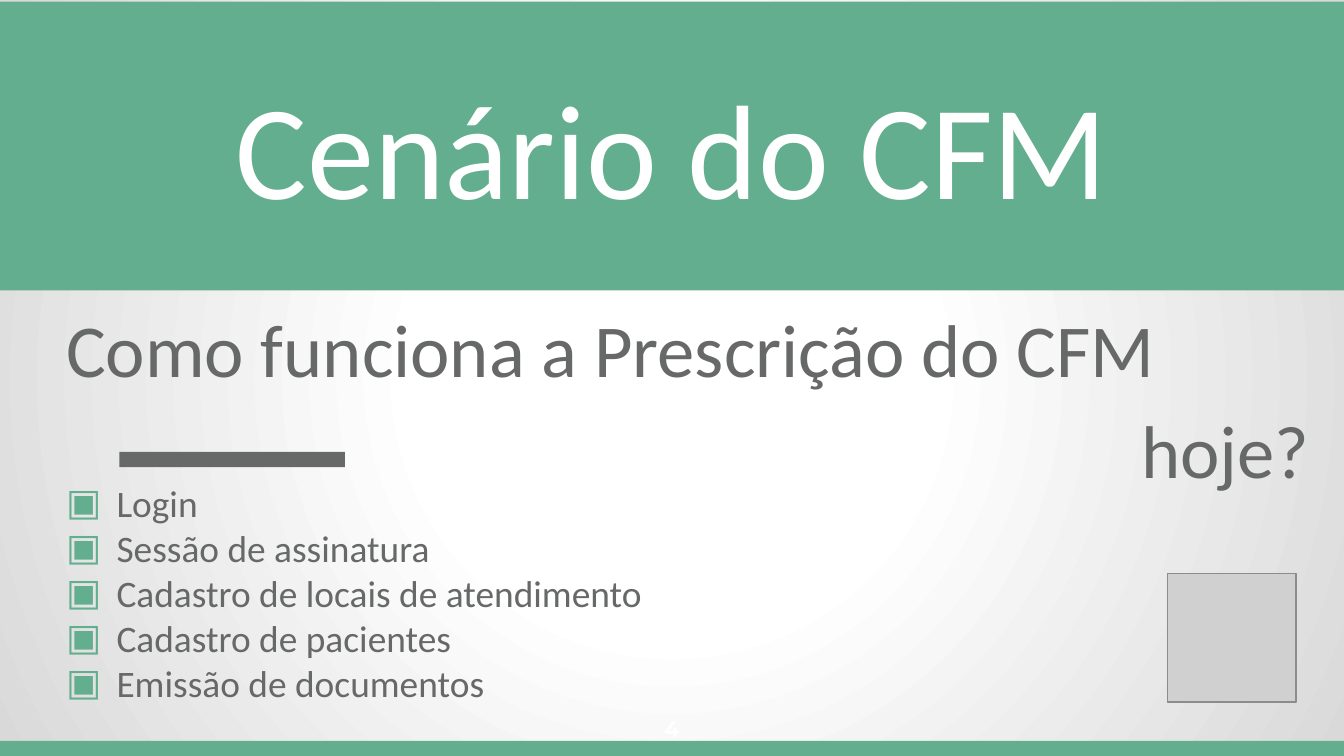
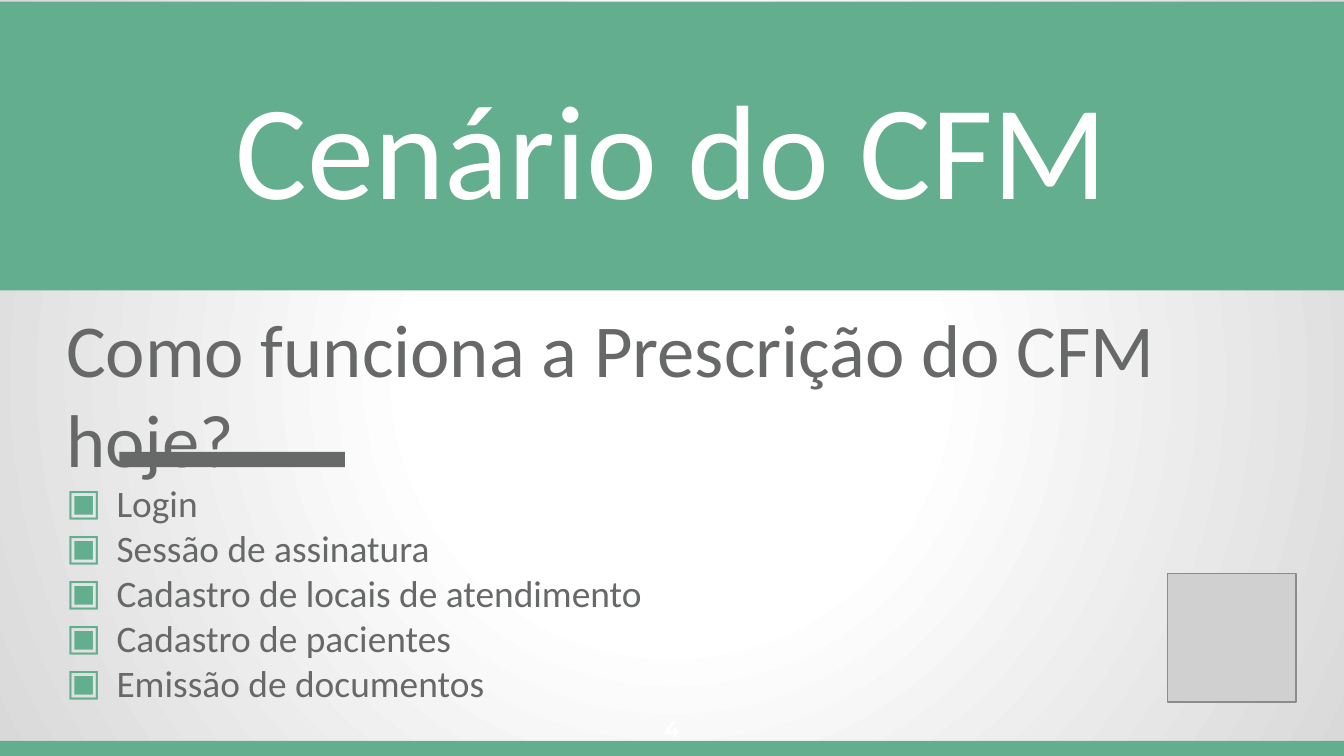
Before and after one commit to Conselho-Federal-de-Medicina/integracao-prescricao-cfm, a slide deck: slide 4 of public/apresentacao/Integracao_com_a_Prescricao_Eletronica_do_CFM.pptx. Drawn at 1344x756 pixels with LibreOffice and Linux fonts; fonts in the diff are those of the drawing; grey boxes stand for pictures. Boxes give left, top, right and bottom in pixels: in the first picture for what was removed or moved away, otherwise in the second. Text is boxed around its words. In the diff, an @@ line names an element or a change of style, - is before the commit and + after.

```diff
--- a/public/apresentacao/Integracao_com_a_Prescricao_Eletronica_do_CFM.pptx
+++ b/public/apresentacao/Integracao_com_a_Prescricao_Eletronica_do_CFM.pptx
@@ subtitle at bbox=[66, 325, 1155, 480]: text changed @@
-Como funciona a Prescrição do CFM
-hoje?
+Como funciona a Prescrição do CFM hoje?
```
Also in this commit, not shown: 3 other slides changed, 1 slide added.
